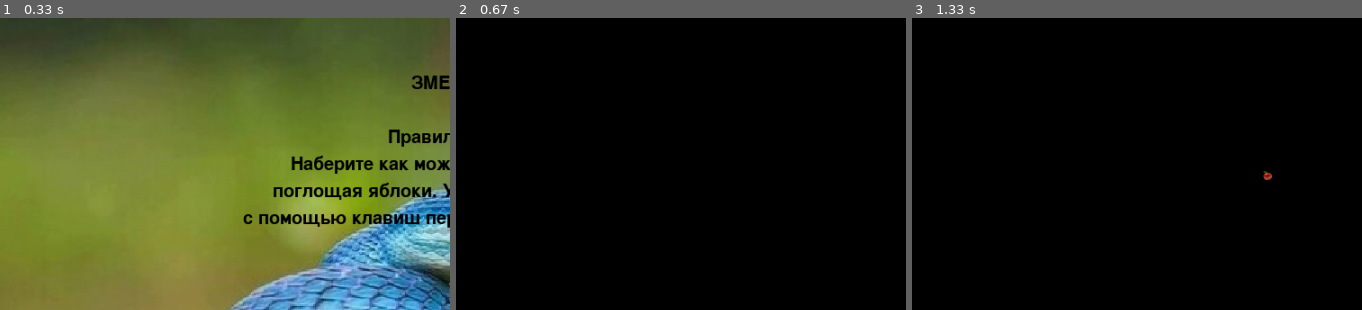
Above: before the commit, frames 1-3 (left to right).
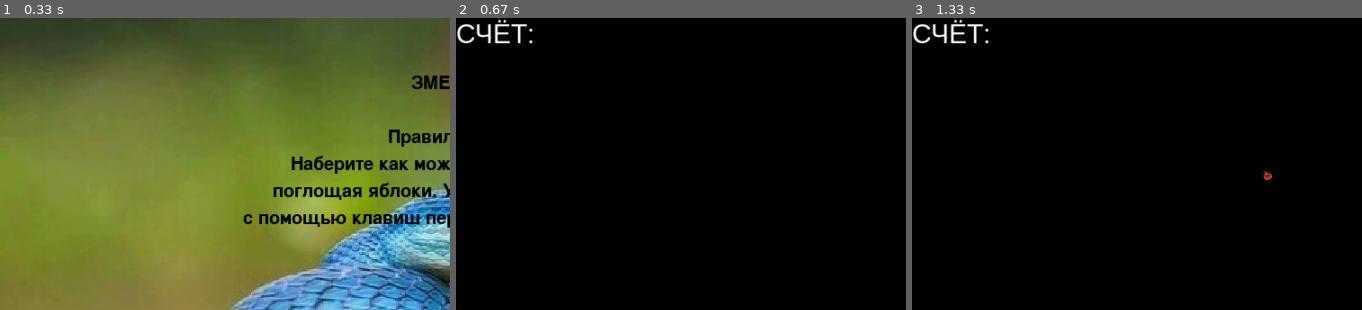
Above: after the commit, the same moments.

Repository: maksgitm/project_pygame
Game: pygame game, started from main.py
The game is run twice, just before and just after one commit, with the same random seed, the same clock (stepped at 60 frames per second) and the same inputs.
Inputs:
- Up to frame 1 (0.33 s): no input
- Up to frame 2 (0.67 s): tap Space at 0.33 s
- Up to frame 3 (1.33 s): hold Right 0.67-1.13 s; hold Up from 1.17 s (still down)
The pictures show only the part of the screen within x 0-50%, y 0-50%; the shares and areas given below are measured in that part.

Frame 1 is identical in both runs. In frame 2, 0.5% of the frame differs, in the area x 0-18%, y 0-9%; in frame 3, 0.5%.

Commit message:
not finished 2

Diff:
--- a/main.py
+++ b/main.py
@@ -299,6 +299,8 @@
 END = False
 # TIMEREVENT = pygame.USEREVENT + 1
 # pygame.time.set_timer(TIMEREVENT, 5000)
+font2 = pygame.font.SysFont('Arial', 30)
+string_rendered = font2.render('СЧЁТ: ', 1, pygame.Color('white'))
 snake = Snake()
 while running:
     screen.fill(pygame.Color('black'))
@@ -352,6 +354,7 @@
         if snake.run_down():
             down = False
             do = True
+    screen.blit(string_rendered, (0, 0))
     all_sprites.draw(screen)
     clock.tick(speed)
     pygame.display.flip()
